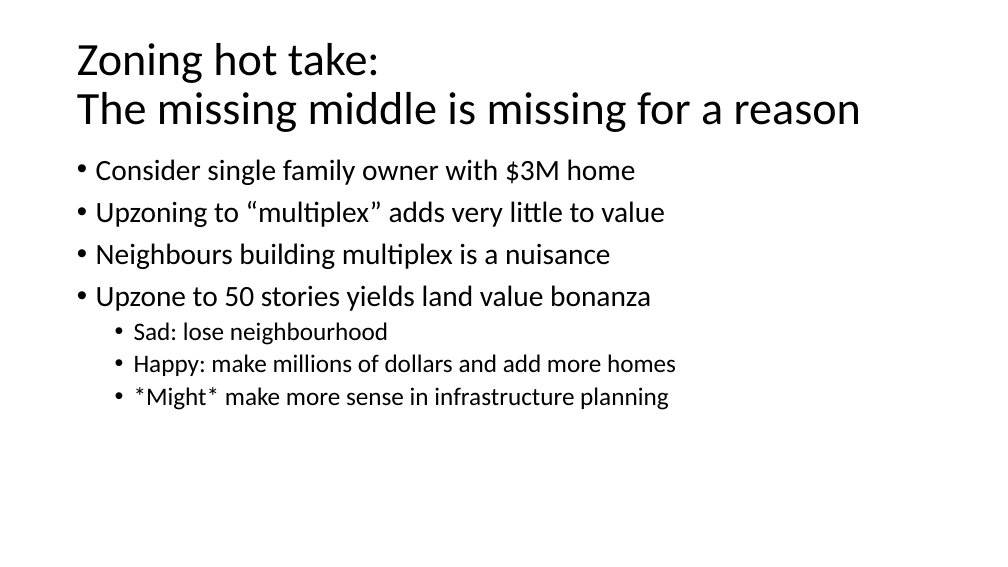
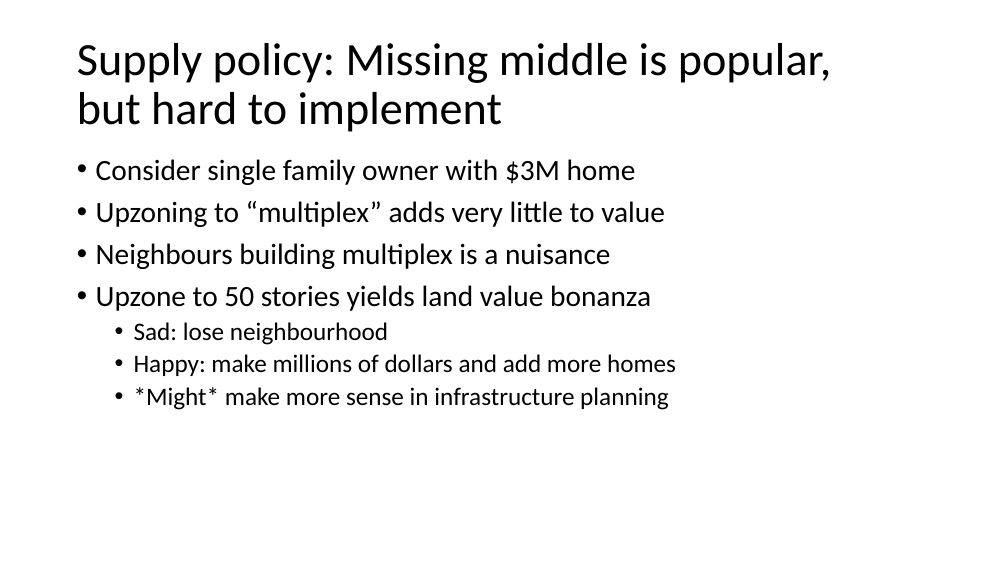
Before and after one commit to tomdavidoff/commentary, a slide deck: slide 9 of popular/sipSmarter.pptx (slide 7 before the commit). Drawn at 1008x567 pixels with LibreOffice and Linux fonts; fonts in the diff are those of the drawing. Boxes give left, top, right and bottom in pixels: in the first picture for what was removed or moved away, otherwise in the second. Text is boxed around its words. In the diff, an @@ line names an element or a change of style, - is before the commit and + after.

```diff
--- a/popular/sipSmarter.pptx
+++ b/popular/sipSmarter.pptx
@@ title at [77,43,831,132]: text changed @@
-Zoning hot take:
-The missing middle is missing for a reason
+Supply policy: Missing middle is popular,
+but hard to implement
```
Also in this commit, not shown: 4 other slides changed, 5 slides added, 3 other files.
